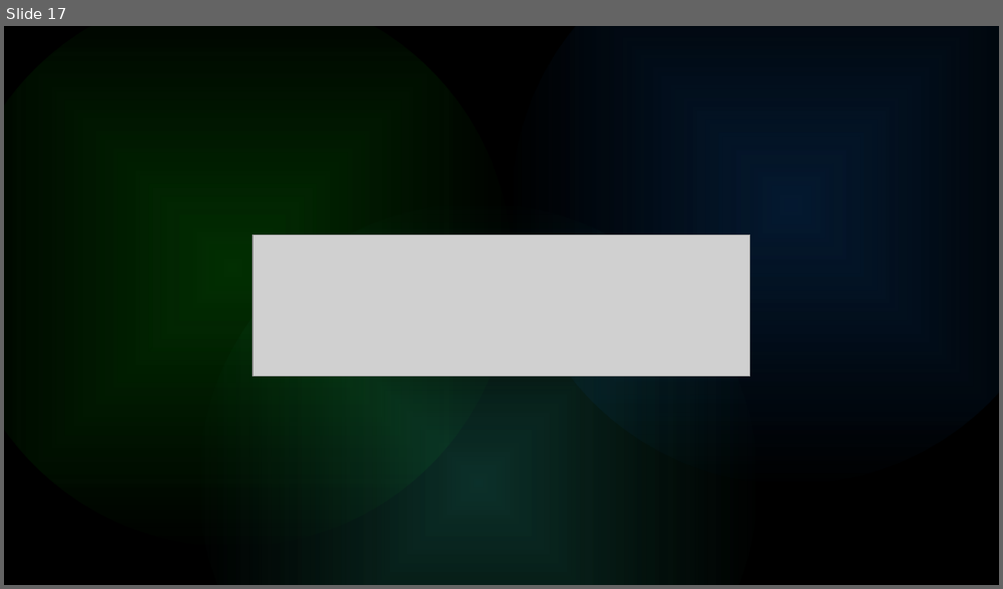
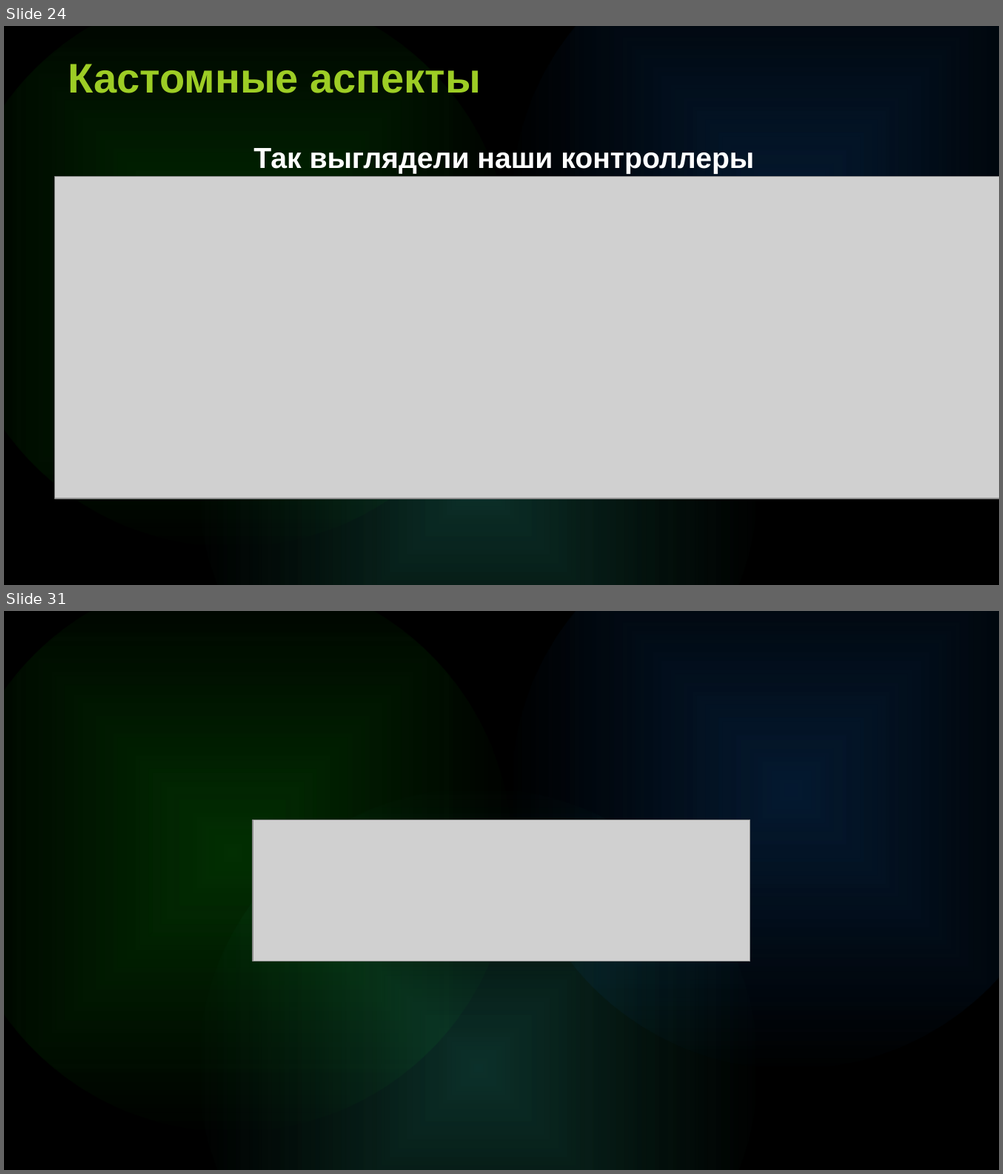
Before and after one commit to i-gabdrahmanov/lectures, a slide deck: Aop for school 21/AOP.pptx. Shown one above the other, each under a label of ours: slide 17 before the commit, slides 24 and 31 after it; the slides between them are not shown. The pictures are 1003x589 and 1003x1174 pixels, drawn with LibreOffice and Linux fonts; fonts in the diff are those of the drawing; grey boxes stand for pictures. Boxes give left, top, right and bottom in pixels: in the first picture for what was removed or moved away, otherwise in the second. Text is boxed around its words. In the diff, an @@ line names an element or a change of style, - is before the commit and + after.

```diff
--- a/Aop for school 21/AOP.pptx
+++ b/Aop for school 21/AOP.pptx
@@ slide 24 added at [4, 26, 999, 585], background #000000; not listed: 3 template elements that a slide beside it also shows @@
@@ text added at [68, 64, 480, 93], 40 pt, text gradient #34E234 to #9DCD25 to #F2E800 to #00A4E0 to #0086D0, bold @@
+Кастомные аспекты
@@ text added at [253, 148, 754, 174], 28 pt, text #FFFFFF, bold @@
+Так выглядели наши контроллеры
@@ picture added at [55, 177, 999, 499] @@
@@ what was slide 17 is now slide 31 @@
```
Also in this commit, not shown: 28 other slides added, 15 slides removed, 3 other files.
